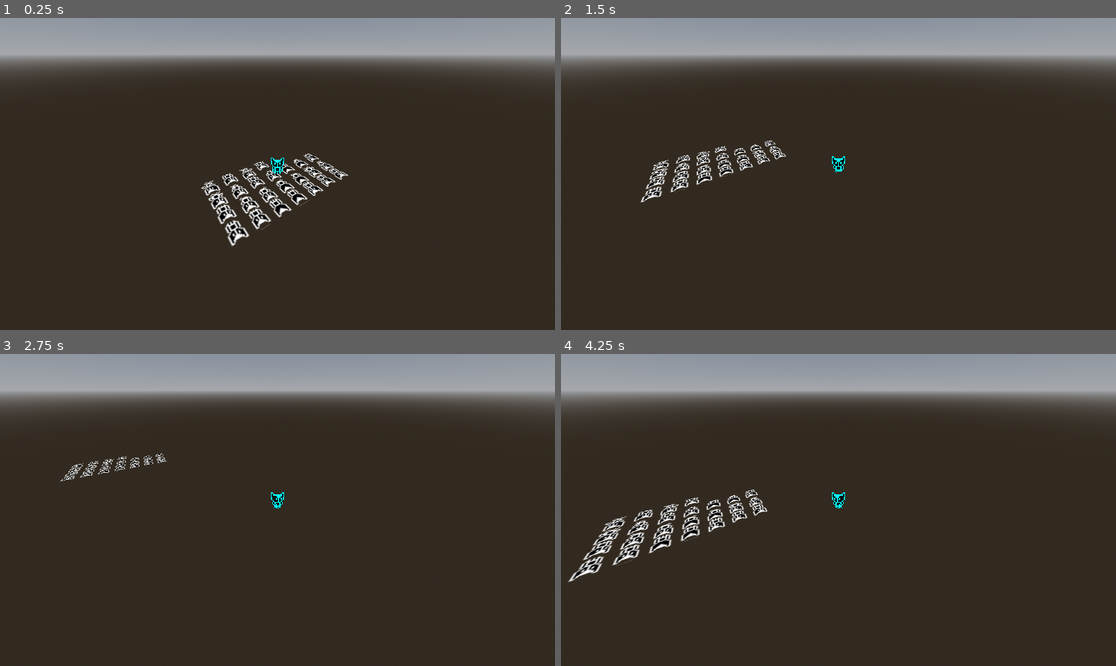
Above: before the commit, frames 1-4 (two rows, left to right).
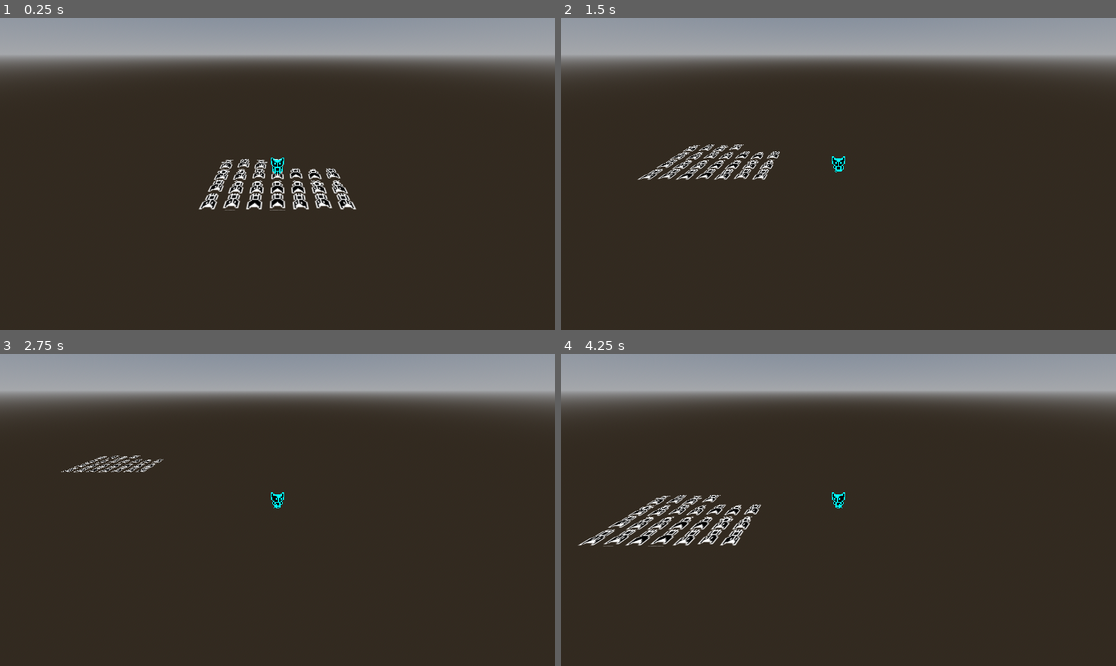
Above: after the commit, the same moments.

Repository: HikariLua/throjam-remake
Game: Godot game, scene res://scenes/debug_level.tscn
The game is run twice, just before and just after one commit, with the same random seed, the same clock (stepped at 60 frames per second) and the same inputs. The project has no main scene, so this scene is started directly.
Inputs:
- Up to frame 1 (0.25 s): no input
- Up to frame 2 (1.5 s): tap Enter at 0.5 s; hold D (move_right) 0.53-1.28 s; hold S (move_backward) from 1.28 s (still down)
- Up to frame 3 (2.75 s): release S (move_backward) at 2.03 s; hold D (move_right) from 2.03 s (still down)
- Up to frame 4 (4.25 s): release D (move_right) at 2.78 s; hold W (move_forward) 2.78-3.53 s; hold A (move_left) from 3.53 s (still down)

The runs differ from the first frame. In frame 1, 3.1% of the frame differs, in the area x 35-65%, y 43-74%; in frame 2, 1.8%; in frame 3, 0.6%; in frame 4, 3.2%, in the area x 1-38%, y 43-74%.

Commit message:
fix: input compensation

Diff:
--- a/project.godot
+++ b/project.godot
@@ -13,6 +13,10 @@
 config/name="trhojam-remake"
 config/features=PackedStringArray("4.3", "Forward Plus")
 config/icon="res://icon.svg"
+
+[autoload]
+
+Camera="*res://scenes/controllers/camera_controller.tscn"
 
 [debug]
 
--- /dev/null
+++ b/scenes/controllers/camera_controller.tscn
@@ -0,0 +1,6 @@
+[gd_scene load_steps=2 format=3 uid="uid://bwrfx48tdr8bu"]
+
+[ext_resource type="Script" path="res://src/controllers/camera_controller.gd" id="1_fkw2e"]
+
+[node name="CameraController" type="Node"]
+script = ExtResource("1_fkw2e")
--- a/scenes/debug_level.tscn
+++ b/scenes/debug_level.tscn
@@ -8,7 +8,7 @@
 length = 0.001
 tracks/0/type = "value"
 tracks/0/imported = false
-tracks/0/enabled = true
+tracks/0/enabled = false
 tracks/0/path = NodePath(".:rotation")
 tracks/0/interp = 1
 tracks/0/loop_wrap = true
@@ -21,8 +21,8 @@
 
 [sub_resource type="Animation" id="Animation_f6d6h"]
 resource_name = "rotate"
-length = 0.5
-step = 0.1
+length = 0.05
+step = 0.05
 tracks/0/type = "value"
 tracks/0/imported = false
 tracks/0/enabled = true
@@ -30,7 +30,7 @@
 tracks/0/interp = 1
 tracks/0/loop_wrap = true
 tracks/0/keys = {
-"times": PackedFloat32Array(0, 0.5),
+"times": PackedFloat32Array(0, 0.05),
 "transitions": PackedFloat32Array(1, 1),
 "update": 0,
 "values": [Vector3(0, 0, 0), Vector3(0, 1.5708, 0)]
@@ -54,12 +54,12 @@
 [node name="DebugLevel" type="Node3D"]
 
 [node name="Player" parent="." instance=ExtResource("1_3fwjw")]
-transform = Transform3D(0.809017, 0, -0.587785, 0, 1, 0, 0.587785, 0, 0.809017, 0, 0, 0)
 
 [node name="CameraPivot" type="Marker3D" parent="Player"]
 script = ExtResource("2_jo4nt")
 
-[node name="Camera3D" type="Camera3D" parent="Player/CameraPivot"]
+[node name="MainCamera" type="Camera3D" parent="Player/CameraPivot"]
+unique_name_in_owner = true
 transform = Transform3D(1, 0, 0, 0, 0.790208, 0.612838, 0, -0.612838, 0.790208, 0, 0.724487, 1.05074)
 current = true
 fov = 90.6241
--- a/scenes/entities/player.tscn
+++ b/scenes/entities/player.tscn
@@ -1,8 +1,9 @@
-[gd_scene load_steps=22 format=3 uid="uid://dj2hbu4kn437t"]
+[gd_scene load_steps=23 format=3 uid="uid://dj2hbu4kn437t"]
 
 [ext_resource type="Script" path="res://src/modules/entity.gd" id="1_760m7"]
 [ext_resource type="Texture2D" uid="uid://b7mhtlyjrrfvv" path="res://assets/player.png" id="1_q4mdc"]
 [ext_resource type="Script" path="res://src/modules/state_machine.gd" id="2_mtk1t"]
+[ext_resource type="Script" path="res://src/modules/entity_body_sprite.gd" id="3_638o3"]
 [ext_resource type="Script" path="res://src/modules/states/player/state_run.gd" id="3_h6p7k"]
 [ext_resource type="Script" path="res://src/modules/states/player/state_idle.gd" id="4_glu4s"]
 
@@ -208,74 +209,74 @@
 
 [sub_resource type="Animation" id="Animation_vkkff"]
 resource_name = "run_back"
-length = 0.4
-loop_mode = 1
-step = 0.05
-tracks/0/type = "value"
-tracks/0/imported = false
-tracks/0/enabled = true
-tracks/0/path = NodePath("Sprite3D:frame")
-tracks/0/interp = 1
-tracks/0/loop_wrap = true
-tracks/0/keys = {
-"times": PackedFloat32Array(0, 0.2),
-"transitions": PackedFloat32Array(1, 1),
-"update": 1,
-"values": [10, 11]
+length = 0.8
+loop_mode = 1
+step = 0.1
+tracks/0/type = "value"
+tracks/0/imported = false
+tracks/0/enabled = true
+tracks/0/path = NodePath("Sprite3D:frame")
+tracks/0/interp = 1
+tracks/0/loop_wrap = true
+tracks/0/keys = {
+"times": PackedFloat32Array(0, 0.3, 0.4, 0.7),
+"transitions": PackedFloat32Array(1, 1, 1, 1),
+"update": 1,
+"values": [10, 3, 11, 3]
 }
 
 [sub_resource type="Animation" id="Animation_eo7kf"]
 resource_name = "run_front"
-length = 0.4
-loop_mode = 1
-step = 0.05
-tracks/0/type = "value"
-tracks/0/imported = false
-tracks/0/enabled = true
-tracks/0/path = NodePath("Sprite3D:frame")
-tracks/0/interp = 1
-tracks/0/loop_wrap = true
-tracks/0/keys = {
-"times": PackedFloat32Array(0, 0.2),
-"transitions": PackedFloat32Array(1, 1),
-"update": 1,
-"values": [8, 9]
+length = 0.8
+loop_mode = 1
+step = 0.1
+tracks/0/type = "value"
+tracks/0/imported = false
+tracks/0/enabled = true
+tracks/0/path = NodePath("Sprite3D:frame")
+tracks/0/interp = 1
+tracks/0/loop_wrap = true
+tracks/0/keys = {
+"times": PackedFloat32Array(0, 0.3, 0.4, 0.7),
+"transitions": PackedFloat32Array(1, 1, 1, 1),
+"update": 1,
+"values": [8, 1, 9, 1]
 }
 
 [sub_resource type="Animation" id="Animation_ngfne"]
 resource_name = "run_left"
-length = 0.4
-loop_mode = 1
-step = 0.05
-tracks/0/type = "value"
-tracks/0/imported = false
-tracks/0/enabled = true
-tracks/0/path = NodePath("Sprite3D:frame")
-tracks/0/interp = 1
-tracks/0/loop_wrap = true
-tracks/0/keys = {
-"times": PackedFloat32Array(0, 0.2),
-"transitions": PackedFloat32Array(1, 1),
-"update": 1,
-"values": [12, 13]
+length = 0.8
+loop_mode = 1
+step = 0.1
+tracks/0/type = "value"
+tracks/0/imported = false
+tracks/0/enabled = true
+tracks/0/path = NodePath("Sprite3D:frame")
+tracks/0/interp = 1
+tracks/0/loop_wrap = true
+tracks/0/keys = {
+"times": PackedFloat32Array(0, 0.3, 0.4, 0.7),
+"transitions": PackedFloat32Array(1, 1, 1, 1),
+"update": 1,
+"values": [12, 5, 13, 5]
 }
 
 [sub_resource type="Animation" id="Animation_7tjab"]
 resource_name = "run_right"
-length = 0.4
-loop_mode = 1
-step = 0.05
-tracks/0/type = "value"
-tracks/0/imported = false
-tracks/0/enabled = true
-tracks/0/path = NodePath("Sprite3D:frame")
-tracks/0/interp = 1
-tracks/0/loop_wrap = true
-tracks/0/keys = {
-"times": PackedFloat32Array(0, 0.2),
-"transitions": PackedFloat32Array(1, 1),
-"update": 1,
-"values": [14, 15]
+length = 0.8
+loop_mode = 1
+step = 0.1
+tracks/0/type = "value"
+tracks/0/imported = false
+tracks/0/enabled = true
+tracks/0/path = NodePath("Sprite3D:frame")
+tracks/0/interp = 1
+tracks/0/loop_wrap = true
+tracks/0/keys = {
+"times": PackedFloat32Array(0, 0.3, 0.4, 0.7),
+"transitions": PackedFloat32Array(1, 1, 1, 1),
+"update": 1,
+"values": [14, 7, 15, 7]
 }
 
 [sub_resource type="AnimationLibrary" id="AnimationLibrary_4feqg"]
@@ -306,6 +307,7 @@
 hframes = 7
 vframes = 4
 frame = 9
+script = ExtResource("3_638o3")
 
 [node name="CollisionShape3D" type="CollisionShape3D" parent="."]
 shape = SubResource("CapsuleShape3D_hfjn8")
@@ -328,3 +330,4 @@
 libraries = {
 "": SubResource("AnimationLibrary_4feqg")
 }
+autoplay = "idle_front"
--- /dev/null
+++ b/src/controllers/camera_controller.gd
@@ -0,0 +1,21 @@
+class_name CameraController
+extends Node
+
+signal main_cam_rotation_changed(new_rotation: Vector3)
+
+var main_cam: Camera3D = null
+var main_pivot: Marker3D = null
+
+var _previous_main_cam_rotation: Vector3 = Vector3.ZERO
+
+
+func _ready() -> void:
+	assert(main_cam != null, "main camera not set")
+	assert(main_pivot != null, "main pivot not set")
+	_previous_main_cam_rotation = main_cam.rotation
+
+
+func _physics_process(_delta: float) -> void:
+	if main_cam.global_rotation != _previous_main_cam_rotation:
+		main_cam_rotation_changed.emit(main_cam.global_rotation)
+		_previous_main_cam_rotation = main_cam.global_rotation
--- a/src/controllers/camera_pivot.gd
+++ b/src/controllers/camera_pivot.gd
@@ -1,7 +1,10 @@
 extends Marker3D
 
 
-const ANIM_TIME: float = 1
+func _enter_tree() -> void:
+	Camera.main_pivot = self
+	Camera.main_cam = %MainCamera
+
 
 func _physics_process(_delta: float) -> void:
 	if Input.is_action_just_pressed("ui_right"):
--- a/src/modules/entity.gd
+++ b/src/modules/entity.gd
@@ -7,12 +7,19 @@
 ## The direction the model is looking to. It can't be 0 and its axis needs to
 ## be in the range >= -1 and <= 1.
 @export var looking_direction: Vector3 = Vector3.MODEL_FRONT:
-	set = _set_looking_direction;
+	get = _get_looking_direction,
+	set = _set_looking_direction
 
 var input_dir := Vector3.ZERO
-var direction := Vector3.ZERO:
-	get:  return (transform.basis * direction).normalized()
 
+## This is the input_dir but relative to the camera rotation
+var relative_input_dir := Vector3.ZERO:
+	set(value):
+		assert(false, "Read only variable, write on input_dir instead")
+	get:
+		return (Camera.main_pivot.transform.basis * input_dir).normalized()
+
+var direction := Vector3.ZERO
 
 
 func _set_looking_direction(new_looking_direction: Vector3) -> void:
@@ -20,12 +27,18 @@
 		return
 
 	assert(
-		(new_looking_direction.x >= -1 and new_looking_direction.x <= 1)
-		and (new_looking_direction.y >= -1 and new_looking_direction.y <= 1)
-		and (new_looking_direction.z >= -1 and new_looking_direction.z <= 1)
+		(
+			(new_looking_direction.x >= -1 and new_looking_direction.x <= 1)
+			and (new_looking_direction.y >= -1 and new_looking_direction.y <= 1)
+			and (new_looking_direction.z >= -1 and new_looking_direction.z <= 1)
+		)
 	)
 
 	if new_looking_direction == Vector3.ZERO:
 		return
 
-	looking_direction = new_looking_direction * transform.basis
+	looking_direction = new_looking_direction
+
+
+func _get_looking_direction() -> Vector3:
+	return (looking_direction * Camera.main_pivot.transform.basis).normalized()
--- /dev/null
+++ b/src/modules/entity_body_sprite.gd
@@ -0,0 +1,9 @@
+extends Sprite3D
+
+
+func _ready() -> void:
+	Camera.main_cam_rotation_changed.connect(_on_cam_rotation_changed)
+
+
+func _on_cam_rotation_changed(new_rotation: Vector3) -> void:
+	self.rotation.y = new_rotation.y
--- a/src/modules/states/player/state_idle.gd
+++ b/src/modules/states/player/state_idle.gd
@@ -10,7 +10,8 @@
 	entity.input_dir.z = Input.get_axis("move_forward", "move_backward")
 	entity.input_dir.x = Input.get_axis("move_left", "move_right")
 
-	entity.direction = entity.input_dir
+	entity.direction = entity.relative_input_dir
+
 	entity.looking_direction = entity.direction
 
 	entity.velocity.x = 0
--- a/src/modules/states/player/state_run.gd
+++ b/src/modules/states/player/state_run.gd
@@ -10,9 +10,9 @@
 	entity.input_dir.z = Input.get_axis("move_forward", "move_backward")
 	entity.input_dir.x = Input.get_axis("move_left", "move_right")
 
-	entity.direction = entity.input_dir
+	entity.direction = entity.relative_input_dir
+
 	entity.looking_direction = entity.direction
-	print(entity.looking_direction)
 
 	entity.velocity = (entity.direction * entity.max_speed * delta)
 
--- a/src/utils/directional_animation.gd
+++ b/src/utils/directional_animation.gd
@@ -38,11 +38,31 @@
 		"directon out of range"
 	)
 
+	var new_anim: String = get_four_direction(anim_name, direction)
+
+	if animation_player.current_animation == new_anim:
+		return
+
+	assert(
+		animation_player.has_animation(new_anim),
+		"animation player has no animation %s" % new_anim
+	)
+
+	var previous_animation: String = animation_player.current_animation
+	var previous_position: float = animation_player.current_animation_position
+
+	animation_player.play(new_anim)
+
+	if previous_animation.begins_with(anim_name + "_"):
+		animation_player.seek(previous_position)
+
+
+static func get_four_direction(anim_name: String, direction: Vector3) -> String:
+	var new_anim: String = ""
 	for key: String in DIR_DICT.keys():
 		if direction.distance_to(DIR_DICT.get(key)) <= 1:
-			var new_anim: String = anim_name + "_" + key
-			if animation_player.current_animation == new_anim:
-				return
+			new_anim = anim_name + "_" + key
+			break
 
-			animation_player.play(new_anim)
-			return
+	assert(new_anim != "", "invalid direction for animation %s" % anim_name)
+	return new_anim
